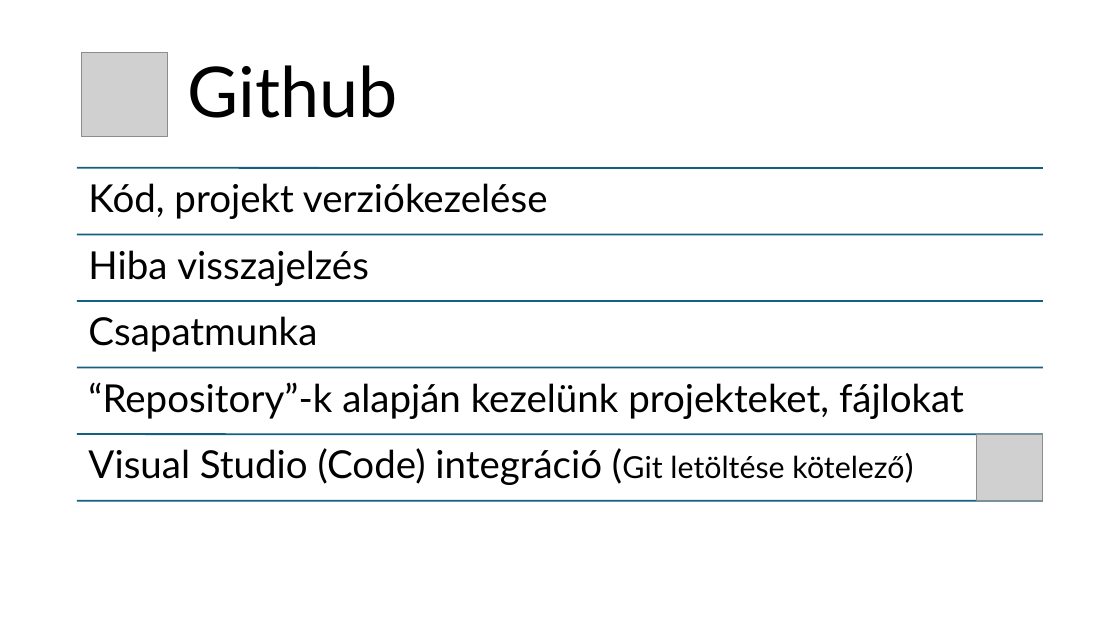
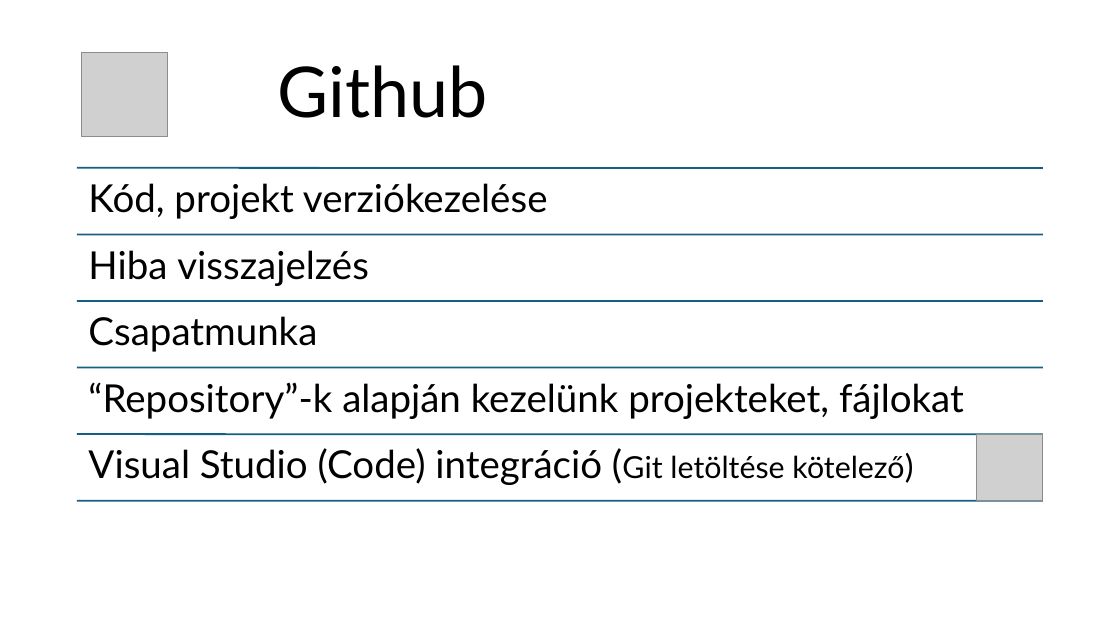
Before and after one commit to Maho-Yoshino/School_Notes, a slide deck: slide 6 of 2025-2026/IKT/github/Github.pptx. Drawn at 1120x630 pixels with LibreOffice and Linux fonts; fonts in the diff are those of the drawing; grey boxes stand for pictures. Boxes give left, top, right and bottom in pixels: in the first picture for what was removed or moved away, otherwise in the second. Text is boxed around its words. In the diff, an @@ line names an element or a change of style, - is before the commit and + after.

```diff
--- a/2025-2026/IKT/github/Github.pptx
+++ b/2025-2026/IKT/github/Github.pptx
@@ title "Github": place and size @@
-title "Github" at [187,65,397,118]
+title "Github" at [278,65,488,118]
```
Also in this commit, not shown: 6 other slides changed, 3 other files.
